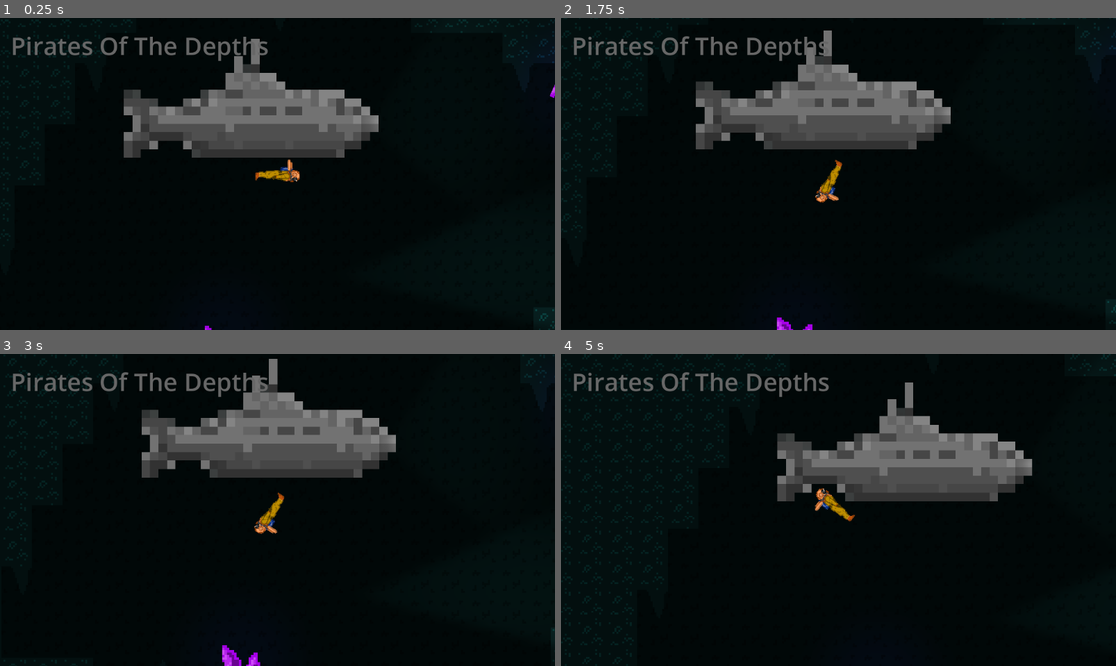
Above: before the commit, frames 1-4 (two rows, left to right).
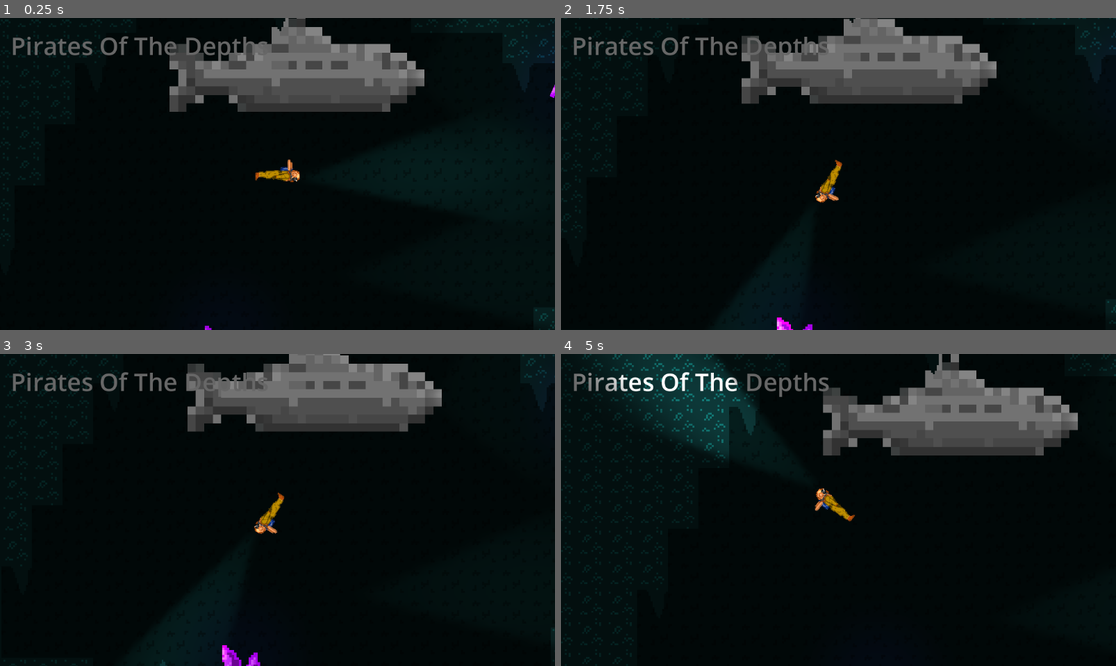
Above: after the commit, the same moments.

Repository: val-XR/GameJamApril2025
Game: Godot game, scene res://scenes/main_game.tscn
The game is run twice, just before and just after one commit, with the same random seed, the same clock (stepped at 60 frames per second) and the same inputs.
Inputs (mouse positions are in pixels of both pictures, inside the frame that each line leads up to):
- Up to frame 1 (0.25 s): no input
- Up to frame 2 (1.75 s): tap Enter at 0.5 s; move the mouse to (960, 158) at 0.52 s; click (960, 158) at 0.67 s; drag from (727, 189) to (810, 236) at 1.27 s
- Up to frame 3 (3 s): move the mouse to (333, 441) at 2.02 s; click (333, 441) at 2.17 s; drag from (249, 572) to (111, 463) at 2.77 s
- Up to frame 4 (5 s): move the mouse to (1005, 556) at 3.52 s; click (1005, 556) at 3.67 s; drag from (672, 463) to (755, 432) at 4.27 s

The runs differ from the first frame. In frame 1, 15% of the frame differs, in the area x 22-100%, y 0-53%; in frame 2, 15%; in frame 3, 15%; in frame 4, 20%, in the area x 5-94%, y 0-48%.

Commit message:
Added light to player

Diff:
--- a/scenes/main_game.tscn
+++ b/scenes/main_game.tscn
@@ -28,6 +28,16 @@
 [node name="Camera2D" type="Camera2D" parent="Player"]
 zoom = Vector2(3.96, 3.96)
 position_smoothing_enabled = true
+
+[node name="PointLight2D" type="PointLight2D" parent="Player"]
+position = Vector2(99, 0)
+scale = Vector2(10.6513, 4.6025)
+energy = 3.93
+range_layer_min = -4
+range_layer_max = 4
+shadow_enabled = true
+texture = ExtResource("4_0rdsr")
+texture_scale = 0.6
 
 [node name="Background" type="TileMapLayer" parent="."]
 modulate = Color(0.0728426, 0.0728426, 0.0728426, 1)
@@ -75,10 +85,10 @@
 blend_mode = 2
 
 [node name="Submarine" parent="." instance=ExtResource("6_ygxny")]
-offset_left = -72.0
-offset_top = -104.0
-offset_right = -32.0
-offset_bottom = -64.0
+offset_left = -48.0
+offset_top = -128.0
+offset_right = -8.00002
+offset_bottom = -88.0
 scale = Vector2(3.56, 3.56)
 flip_h = true
 
Not shown: 1 places in scenes/crystal.tscn that only renumber resources
Not shown: 1 places in scenes/hud.tscn that only renumber resources
Not shown: 1 places in scenes/main_game.tscn that only renumber resources
Not shown: 1 places in scenes/player.tscn that only renumber resources
Not shown: 1 places in scenes/submarine.tscn that only renumber resources
